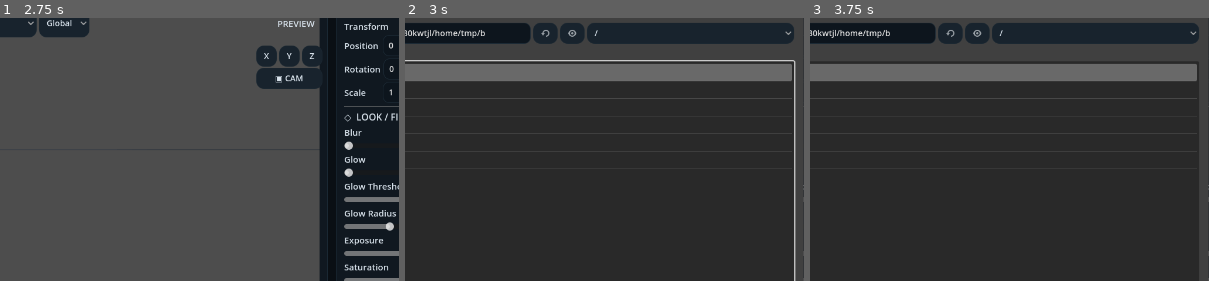
Above: before the commit, frames 1-3 (left to right).
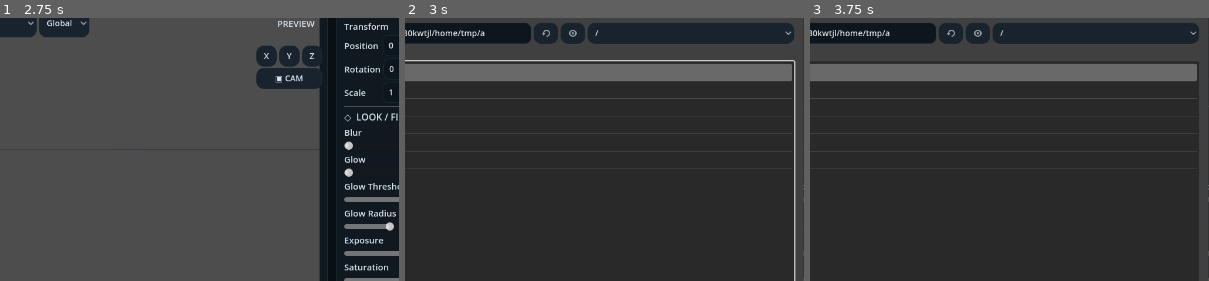
Above: after the commit, the same moments.

Repository: Onnevan/Kabuki
Game: Godot game, scene res://editor/main.tscn
Two runs of this game, one before a commit and one after it. Both use one fixed random seed, a clock stepped at 60 frames per second and the inputs below.
Inputs (mouse positions are % of the whole screen's width and height, from its top left):
- Up to frame 1 (2.75 s): click "↶" at 0.5 s; click "↷" at 1.25 s; click "Open" at 2 s
- Up to frame 2 (3 s): click "＋ Import" at 2.75 s
- Up to frame 3 (3.75 s): click (37, 77) at 3.52 s; type "12" at 3.6 s
The pictures show only the part of the screen within x 36-86%, y 15-65%; the shares and areas given below are measured in that part.

Frame 1 is identical in both runs. In frame 2, 0.1% of the frame differs, in the area x 18-49%, y 3-9%; in frame 3, 0.1%.

Commit message:
Implement local orientation for transform gizmo

Diff:
--- a/editor/transform_gizmo.gd
+++ b/editor/transform_gizmo.gd
@@ -8,6 +8,7 @@
 var parts: Array[Node3D] = []
 var mats: Array[StandardMaterial3D] = []
 var active_axis := Axis.NONE
+var orientation_local := false
 
 func _ready() -> void:
 	mats=[_mat(Color("#ff4d5a")),_mat(Color("#57d47b")),_mat(Color("#4f86ff"))]
@@ -63,6 +64,9 @@
 func set_mode(m:Mode)->void:
 	if mode==m:return
 	mode=m;_rebuild()
+func set_orientation_local(enabled:bool)->void:
+	orientation_local=enabled
+	_sync()
 func axis_vector(a:int)->Vector3:
 	return [Vector3.RIGHT,Vector3.UP,Vector3.BACK][a] if a>=0 and a<3 else Vector3.ZERO
 func pick_axis(mouse:Vector2,camera:Camera3D)->int:
@@ -96,6 +100,8 @@
 func _process(_d:float)->void:_sync()
 func _sync()->void:
 	if target==null or not is_instance_valid(target):visible=false;return
-	visible=true;global_position=target.global_position;global_rotation=Vector3.ZERO
+	visible=true;global_position=target.global_position
+	if orientation_local: global_basis=target.global_basis.orthonormalized()
+	else: global_rotation=Vector3.ZERO
 	var cam:=get_viewport().get_camera_3d()
 	if cam:scale=Vector3.ONE*maxf(.10,cam.global_position.distance_to(global_position)*.105)
